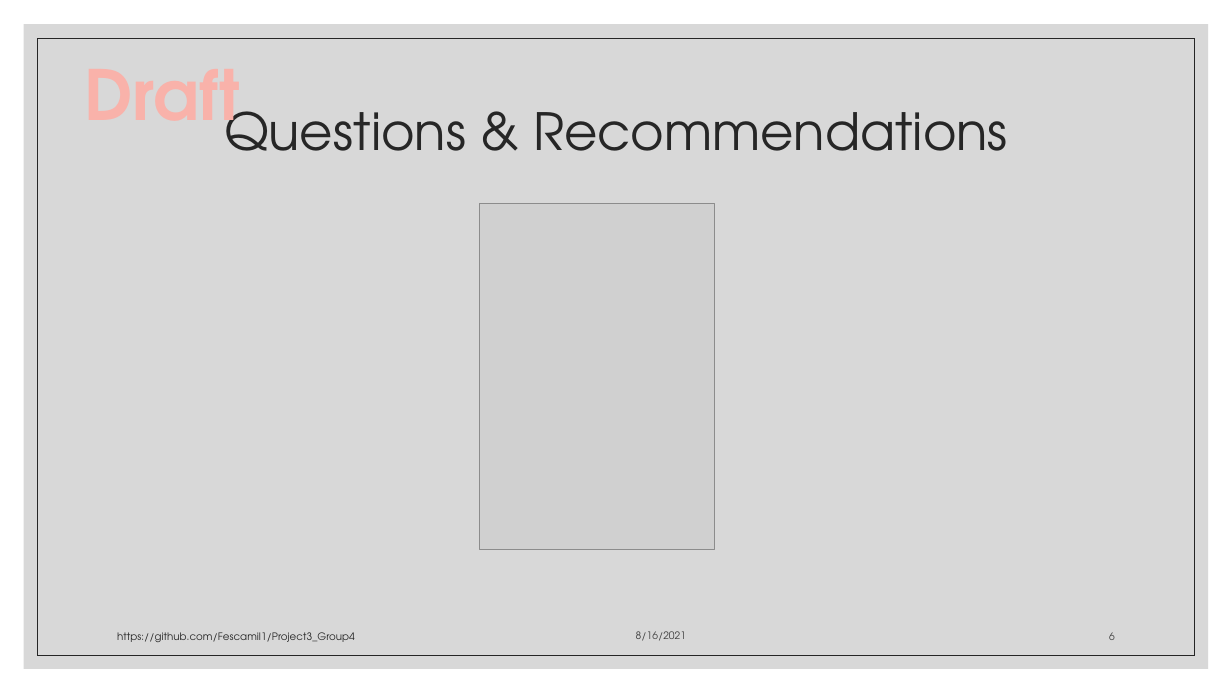
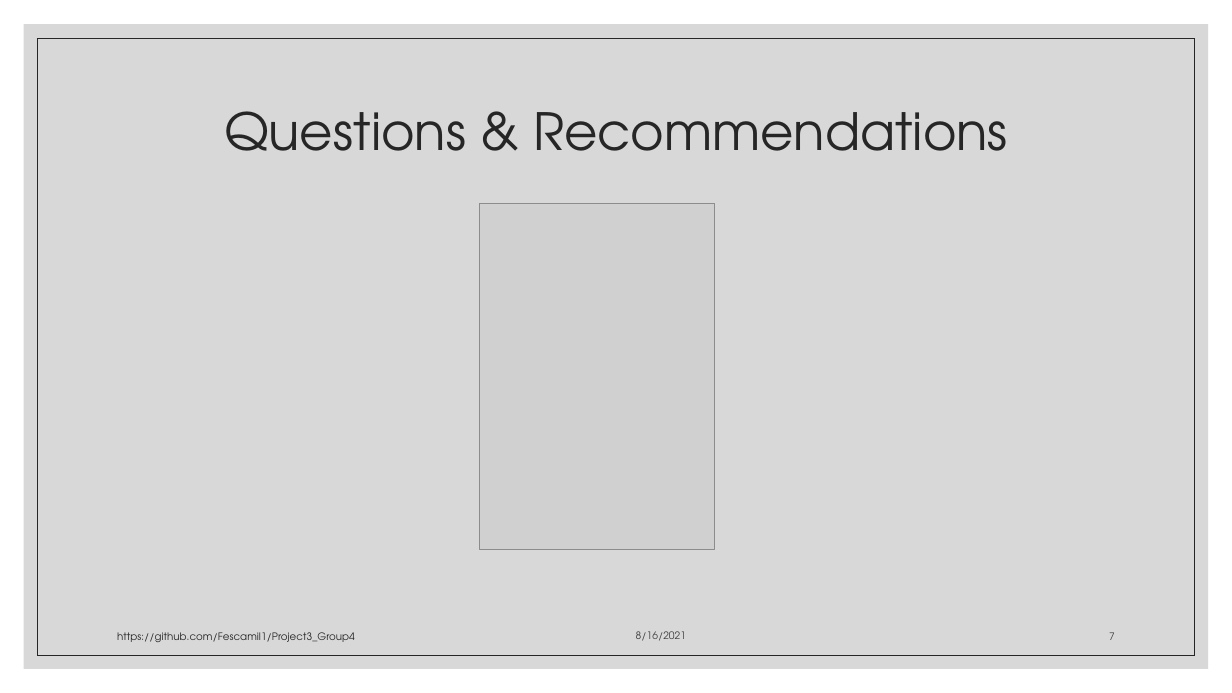
Before and after one commit to Fescamil1/Project3_Group4, a slide deck: slide 7 of Presentation.pptx (slide 6 before the commit). Drawn at 1232x693 pixels with LibreOffice and Linux fonts; fonts in the diff are those of the drawing; grey boxes stand for pictures. Boxes give left, top, right and bottom in pixels: in the first picture for what was removed or moved away, otherwise in the second. Text is boxed around its words. In the diff, an @@ line names an element or a change of style, - is before the commit and + after.

```diff
--- a/Presentation.pptx
+++ b/Presentation.pptx
@@ text removed at (84,69,240,149) @@
-Draft
@@ page number at (1109,632,1115,640): text changed @@
-6
+7
```
Also in this commit, not shown: 5 other slides changed, 2 slides added.
